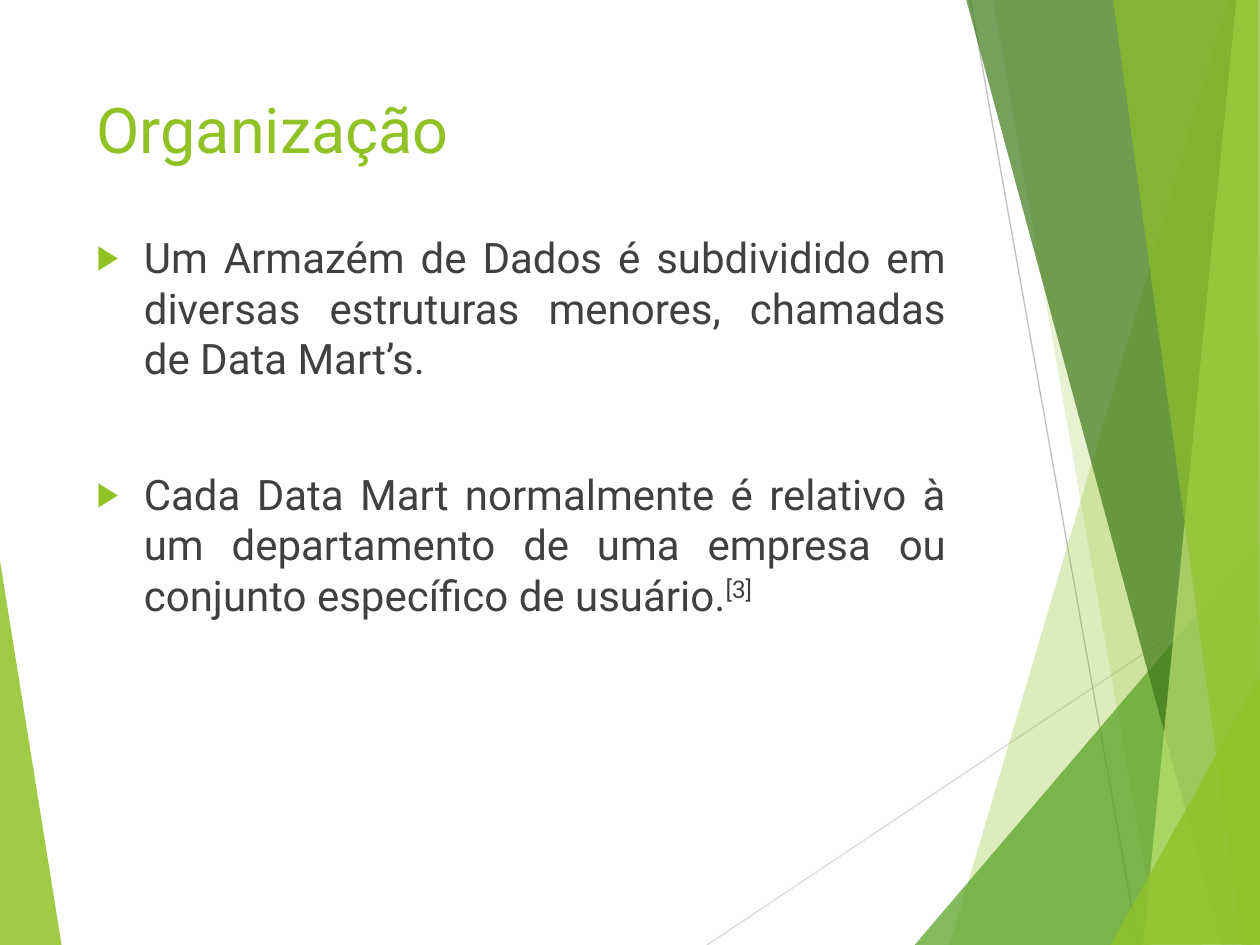
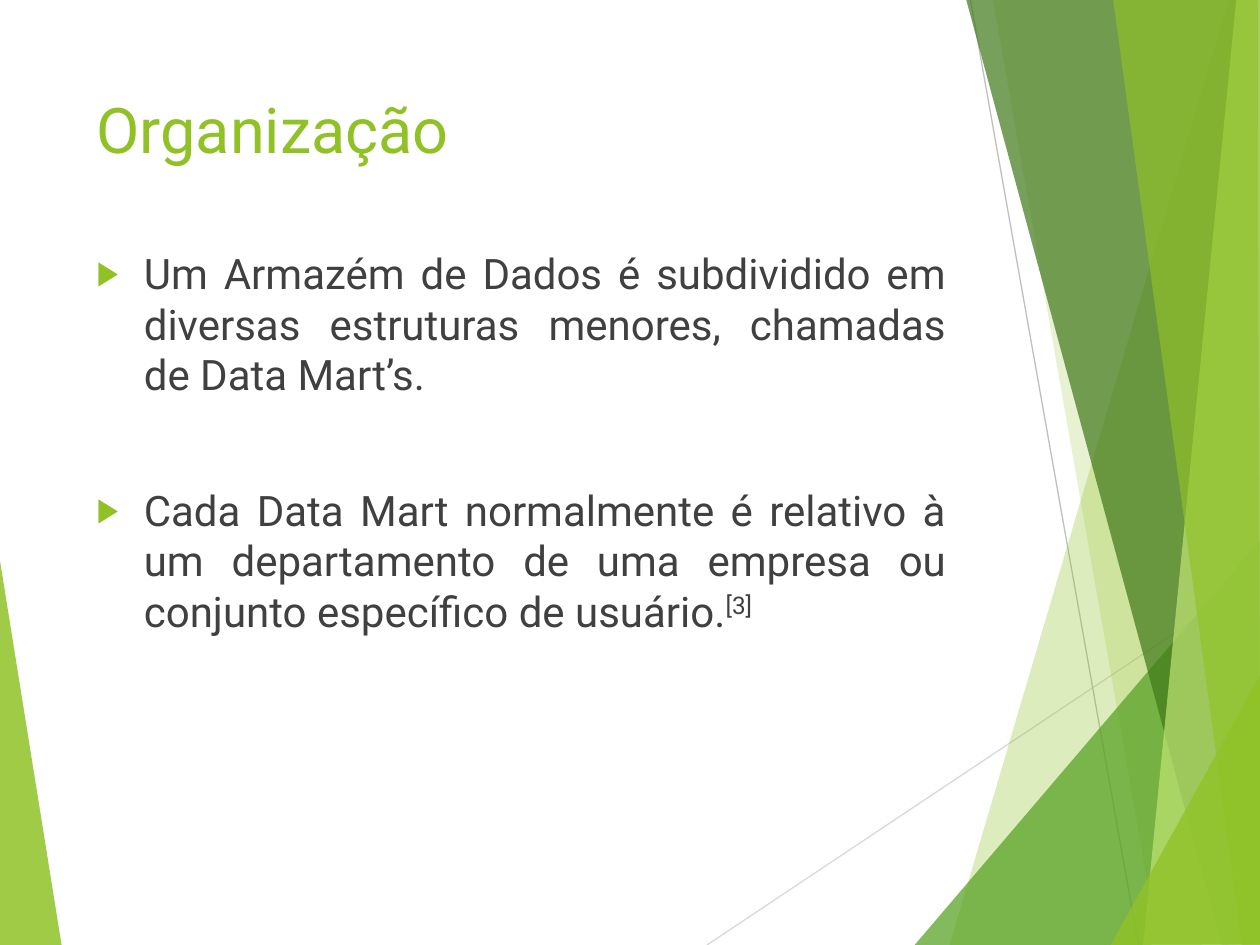
Before and after one commit to rodrigofegui/UnB-BancoDeDados-2016.2, a slide deck: slide 9 of Seminario/Data Warehouse.pptx (slide 8 before the commit). Drawn at 1260x945 pixels with LibreOffice and Linux fonts; fonts in the diff are those of the drawing. Boxes give left, top, right and bottom in pixels: in the first picture for what was removed or moved away, otherwise in the second. Text is boxed around its words. In the diff, an @@ line names an element or a change of style, - is before the commit and + after.

```diff
--- a/Seminario/Data Warehouse.pptx
+++ b/Seminario/Data Warehouse.pptx
@@ text "Um Armazém de Dados é ...": place and size @@
-text "Um Armazém de Dados é ..." at (144, 241, 946, 620)
+text "Um Armazém de Dados é ..." at (144, 257, 946, 636)
```
Also in this commit, not shown: 3 other slides changed, 3 slides added, 1 slide removed, 1 other file.
